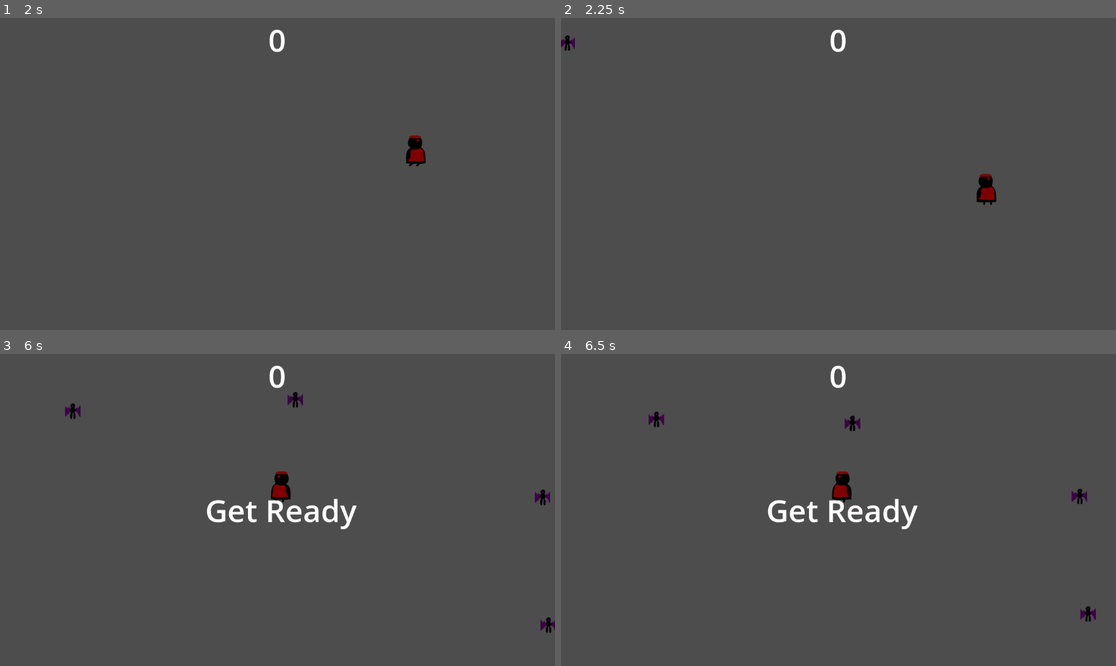
Above: before the commit, frames 1-4 (two rows, left to right).
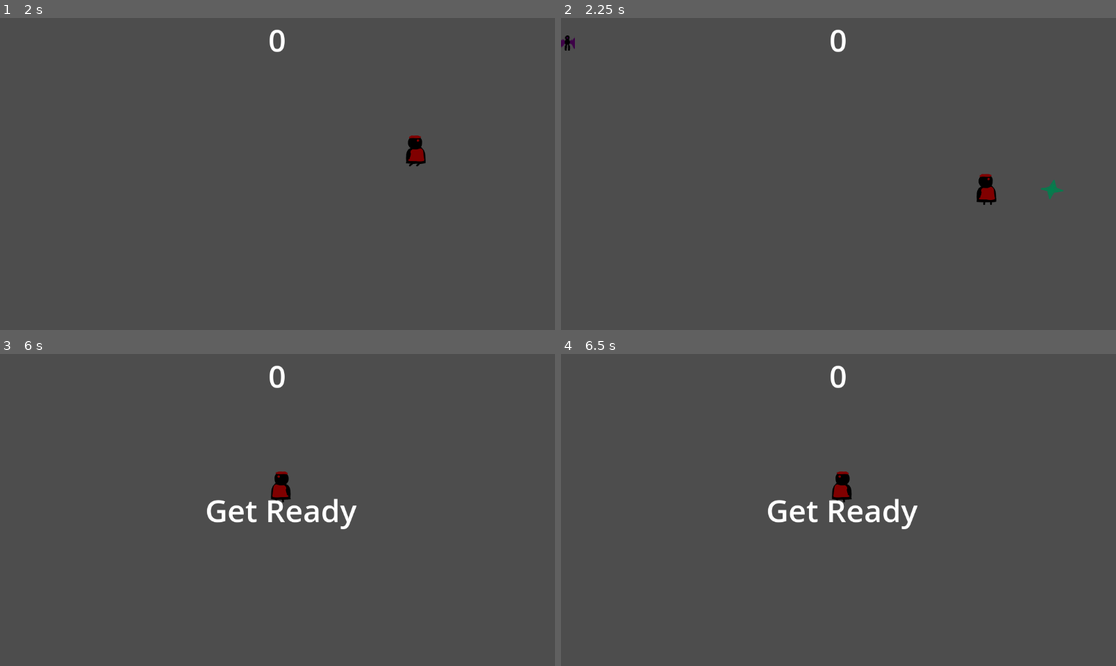
Above: after the commit, the same moments.

Repository: yinghaoawang/Succubus-Survivors
Game: Godot game, scene res://scenes/Main.tscn
The game is run twice, just before and just after one commit, with the same random seed, the same clock (stepped at 60 frames per second) and the same inputs.
Inputs:
- Up to frame 1 (2 s): click "Start" at 0.5 s; tap Enter at 1.25 s; hold D (move_right) from 1.28 s (still down)
- Up to frame 2 (2.25 s): release D (move_right) at 2.03 s; hold S (move_down) from 2.03 s (still down)
- Up to frame 3 (6 s): release S (move_down) at 2.78 s; hold D (move_right) 2.78-3.53 s; hold W (move_up) 3.53-4.28 s; tap Space at 4.25 s; hold A (move_left) 4.28-5.75 s; tap Enter at 5 s; click "Start" at 5.75 s
- Up to frame 4 (6.5 s): no input

Frame 1 is identical in both runs. In frame 2, less than 0.1% of the frame differs, in the area x 86-91%, y 51-59%; in frame 3, 0.3%; in frame 4, 0.3%, in the area x 15-97%, y 18-86%.

Commit message:
add projectiles when move_down triggered

Diff:
--- a/scenes/Main.tscn
+++ b/scenes/Main.tscn
@@ -1,8 +1,8 @@
 [gd_scene load_steps=6 format=3 uid="uid://i02j1vjryb8i"]
 
 [ext_resource type="Script" path="res://scripts/Main.gd" id="1_aq0a0"]
-[ext_resource type="PackedScene" uid="uid://drmaca26pjuuf" path="res://scenes/mob.tscn" id="2_buypo"]
-[ext_resource type="PackedScene" uid="uid://cl1mmdds7sbyw" path="res://scenes/player.tscn" id="3_nvqf1"]
+[ext_resource type="PackedScene" uid="uid://drmaca26pjuuf" path="res://scenes/Mob.tscn" id="2_buypo"]
+[ext_resource type="PackedScene" uid="uid://cl1mmdds7sbyw" path="res://scenes/Player.tscn" id="3_nvqf1"]
 [ext_resource type="PackedScene" uid="uid://ciikr3q5806gn" path="res://scenes/HUD.tscn" id="4_hc2h3"]
 
 [sub_resource type="Curve2D" id="Curve2D_x8quo"]
--- /dev/null
+++ b/scenes/Projectile.tscn
@@ -0,0 +1,22 @@
+[gd_scene load_steps=4 format=3 uid="uid://db2ebp1d1hb7c"]
+
+[ext_resource type="Script" path="res://scripts/Projectile.gd" id="1_14vwx"]
+[ext_resource type="Texture2D" uid="uid://cpjltfrkp8mea" path="res://sprites/star_projectile.png" id="2_v7cw8"]
+
+[sub_resource type="CapsuleShape2D" id="CapsuleShape2D_d2u04"]
+radius = 19.0
+height = 38.0
+
+[node name="Projectile" type="Area2D"]
+position = Vector2(281, 326)
+script = ExtResource("1_14vwx")
+metadata/_edit_group_ = true
+
+[node name="Sprite2D" type="Sprite2D" parent="."]
+texture = ExtResource("2_v7cw8")
+
+[node name="CollisionShape2D" type="CollisionShape2D" parent="."]
+position = Vector2(0, 1)
+shape = SubResource("CapsuleShape2D_d2u04")
+
+[node name="Muzzle" type="Marker2D" parent="."]
--- a/scenes/mob.tscn
+++ b/scenes/mob.tscn
@@ -18,7 +18,7 @@
 radius = 18.0
 height = 36.0
 
-[node name="Mob" type="RigidBody2D"]
+[node name="Mob" type="RigidBody2D" groups=["mobs"]]
 position = Vector2(456, 263)
 collision_mask = 0
 gravity_scale = 0.0
--- a/scenes/player.tscn
+++ b/scenes/player.tscn
@@ -1,8 +1,66 @@
-[gd_scene load_steps=6 format=3 uid="uid://cl1mmdds7sbyw"]
+[gd_scene load_steps=7 format=3 uid="uid://cl1mmdds7sbyw"]
 
-[ext_resource type="Script" path="res://scripts/player.gd" id="1_y4xc4"]
+[ext_resource type="PackedScene" uid="uid://db2ebp1d1hb7c" path="res://scenes/Projectile.tscn" id="1_cudd1"]
 [ext_resource type="Texture2D" uid="uid://bm6mwbqjtatq" path="res://sprites/good_walk1.png" id="2_qga28"]
 [ext_resource type="Texture2D" uid="uid://bkt63pyj5qce1" path="res://sprites/good_walk2.png" id="3_k4w84"]
+
+[sub_resource type="GDScript" id="GDScript_gl83q"]
+script/source = "extends Area2D
+signal hit
+
+@export var speed = 400 # How fast the player will move (pixels/sec).
+@export var Projectile : PackedScene
+var screen_size # Size of the game window.
+
+# Called when the node enters the scene tree for the first time.
+func _ready():
+	screen_size = get_viewport_rect().size
+
+# Called every frame. 'delta' is the elapsed time since the previous frame.
+func _process(delta):
+	var velocity = Vector2.ZERO # The player's movement vector.
+	if Input.is_action_pressed(\"move_right\"):
+		velocity.x += 1
+	if Input.is_action_pressed(\"move_left\"):
+		velocity.x -= 1
+	if Input.is_action_pressed(\"move_down\"):
+		velocity.y += 1
+	if Input.is_action_pressed(\"move_up\"):
+		velocity.y -= 1
+
+	if velocity.length() > 0:
+		velocity = velocity.normalized() * speed
+		$AnimatedSprite2D.play()
+	else:
+		$AnimatedSprite2D.stop()
+
+	position += velocity * delta
+	position = position.clamp(Vector2.ZERO, screen_size)
+
+	if velocity.x != 0:
+		$AnimatedSprite2D.animation = \"walk\"
+		$AnimatedSprite2D.flip_h = velocity.x < 0
+
+	if Input.is_action_just_pressed(\"move_down\"):
+		shoot()
+
+
+func _on_body_entered(body):
+	hide() # Player disappears after being hit.
+	hit.emit()
+	# Must be deferred as we can't change physics properties on a physics callback.
+	$CollisionShape2D.set_deferred(\"disabled\", true)
+
+func start(pos):
+	position = pos
+	show()
+	$CollisionShape2D.disabled = false
+
+func shoot():
+	var projectile = Projectile.instantiate()
+	add_child(projectile)
+	projectile.transform = $Muzzle.transform
+"
 
 [sub_resource type="SpriteFrames" id="SpriteFrames_nfavc"]
 animations = [{
@@ -24,7 +82,8 @@
 
 [node name="Player" type="Area2D"]
 position = Vector2(486, 231)
-script = ExtResource("1_y4xc4")
+script = SubResource("GDScript_gl83q")
+Projectile = ExtResource("1_cudd1")
 metadata/_edit_group_ = true
 
 [node name="AnimatedSprite2D" type="AnimatedSprite2D" parent="."]
@@ -36,4 +95,6 @@
 position = Vector2(-1, -3)
 shape = SubResource("CapsuleShape2D_gc4eu")
 
+[node name="Muzzle" type="Marker2D" parent="."]
+
 [connection signal="body_entered" from="." to="." method="_on_body_entered"]
--- a/scripts/Main.gd
+++ b/scripts/Main.gd
@@ -18,7 +18,9 @@
 	$MobTimer.stop()
 	$HUD.show_game_over()
 
+
 func new_game():
+	get_tree().call_group("mobs", "queue_free") # Clear mobs
 	time = 0
 	$Player.start($StartPosition.position)
 	$HUD.update_score(time)
@@ -60,3 +62,7 @@
 
 	# Spawn the mob by adding it to the Main scene.
 	add_child(mob)
+
+
+func _on_projectile_body_entered(body):
+	pass # Replace with function body.
--- /dev/null
+++ b/scripts/Projectile.gd
@@ -0,0 +1,11 @@
+extends Area2D
+
+var speed = 750
+
+func _physics_process(delta):
+	position += transform.x * speed * delta
+
+func _on_Projectile_body_entered(body):
+	if body.is_in_group("mobs"):
+		body.queue_free()
+	queue_free()
--- a/scripts/player.gd
+++ b/scripts/player.gd
@@ -2,6 +2,7 @@
 signal hit
 
 @export var speed = 400 # How fast the player will move (pixels/sec).
+@export var Projectile : PackedScene
 var screen_size # Size of the game window.
 
 # Called when the node enters the scene tree for the first time.
@@ -33,6 +34,9 @@
 		$AnimatedSprite2D.animation = "walk"
 		$AnimatedSprite2D.flip_h = velocity.x < 0
 
+	if Input.is_action_just_pressed("shoot"):
+		shoot()
+
 
 func _on_body_entered(body):
 	hide() # Player disappears after being hit.
@@ -44,3 +48,7 @@
 	position = pos
 	show()
 	$CollisionShape2D.disabled = false
+
+func shoot():
+	var projectile = Projectile.instantiate()
+	add_child(projectile)
Binary file added: sprites/star_projectile.png
Not shown, added: sprites/star_projectile.png.import
